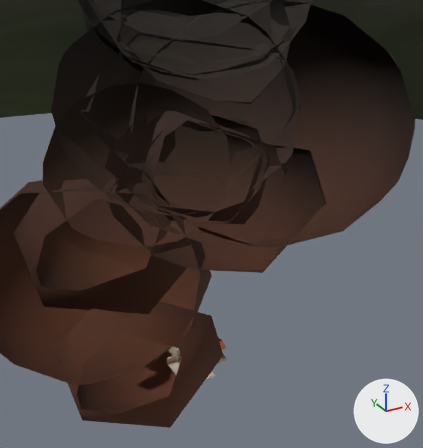
What one commit did to the glTF model public/assets/pompeii-kit-far.glb.
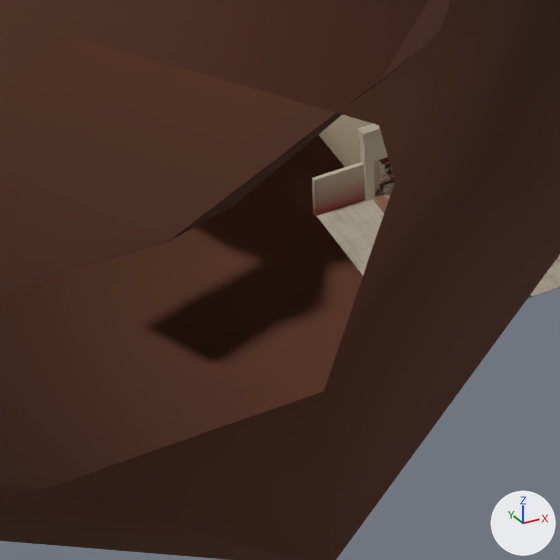
Old and new are each drawn from a camera (50 mm lens) standing at (-163.0, -343.0, 282.0) and looking at (37.0, 21.0, 100.0) and again close up on the part from 26% to 50% of the width and 73% to 95% of the height. Lighting does not change. The marker at lower right points along +X, +Y and +Z. The older version's two pictures come first. Everything nearer to the camera than a plane just in front of the edit is cut away. Where no turn or scale is listed for an object, it has been applied to the vertices.

Names of what the first close-up shows: 'EruptionColumn_cloth', 'Forum_Gate_plaster', 'Forum_Gate_stone', 'Forum_Paving_30m_stone', 'Theatre_stone' and 7 more.
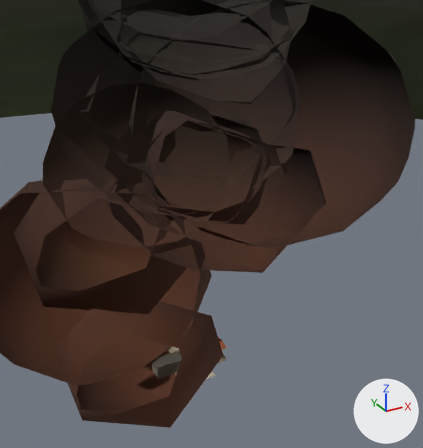
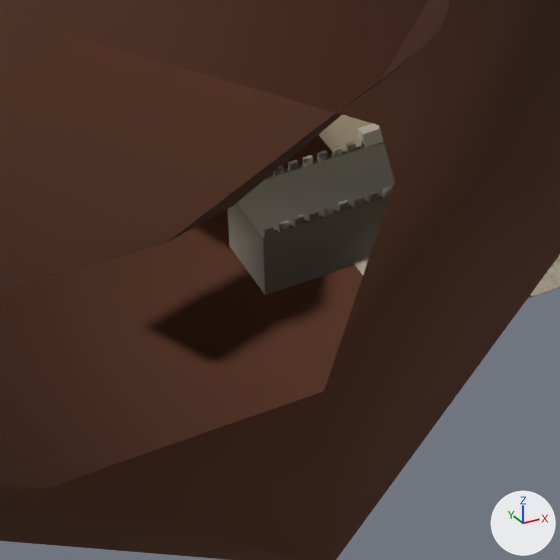
Location of each change, [x1, y1, x2, y2] in pixels of the close-ups (560 x 560 px):
```json
{"object": "Porta_Stabia_stone", "change": "added", "after": [228, 140, 395, 295]}
{"object": "Forum_Paving_30m_stone", "change": "unchanged, covered by the edit", "before": [317, 191, 560, 298], "after": [353, 255, 560, 298]}
{"object": "Forum_Gate_plaster", "change": "unchanged, covered by the edit", "before": [312, 162, 365, 216]}
```

The change, as JSON lines over the scene's bpy script:
```json
{"op": "add", "block": "me_mesh_59", "code": ["me_mesh_59 = bpy.data.meshes.new('Mesh_59')", "me_mesh_59.from_pydata(...)  # 1394 vertices, 2464 faces; spans x -26.0..26.0, y -6.3..6.3, z -5.3..5.3", "me_mesh_59.materials.append(mat_stone)"]}
{"op": "add", "block": "ob_porta_stabia_stone", "code": ["ob_porta_stabia_stone = bpy.data.objects.new('Porta_Stabia_stone', me_mesh_59)", "ob_porta_stabia_stone.location = (0.0, -6.0, 4.8)"]}
```
